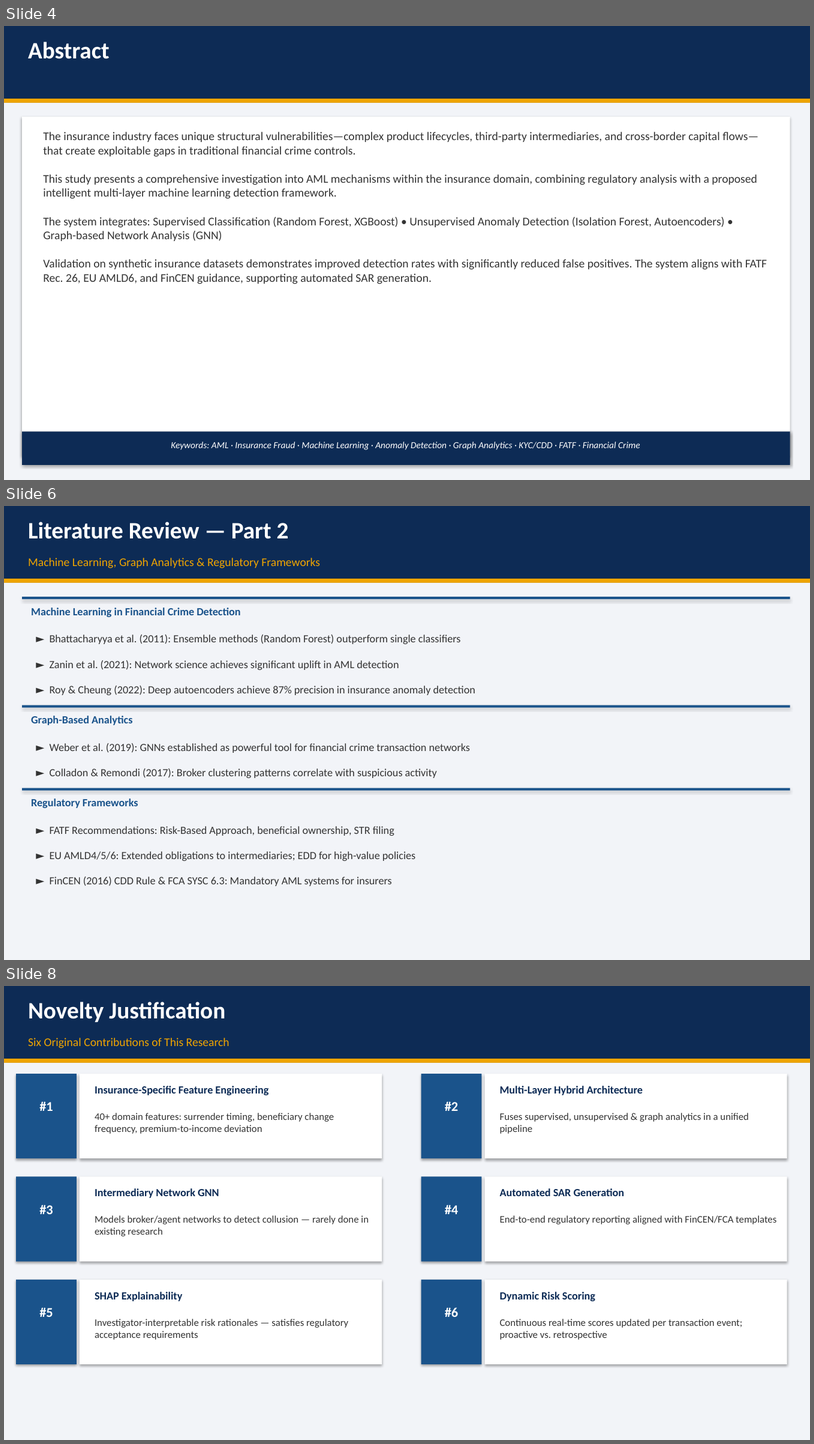
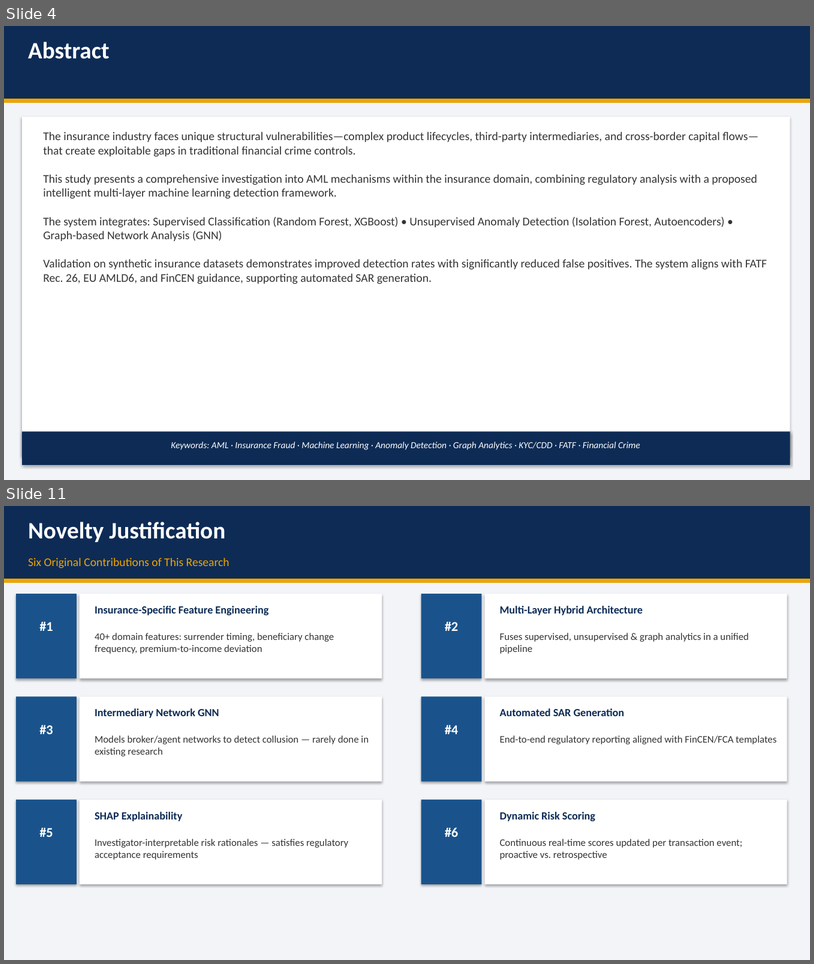
Before and after one commit to senthilsundars/hello-world, a slide deck: AML_Insurance_Presentation.pptx. Shown one above the other, each under a label of ours: slides 4, 6 and 8 before the commit, slides 4 and 11 after it; the slides between them are not shown. The pictures are 814x1444 and 814x964 pixels, drawn with LibreOffice and Linux fonts; fonts in the diff are those of the drawing. Boxes give left, top, right and bottom in pixels: in the first picture for what was removed or moved away, otherwise in the second. Text is boxed around its words. In the diff, an @@ line names an element or a change of style, - is before the commit and + after.

```diff
--- a/AML_Insurance_Presentation.pptx
+++ b/AML_Insurance_Presentation.pptx
@@ slide 6 removed at bbox=[4, 506, 810, 960], background #FFFFFF @@
@@ rectangle removed at bbox=[4, 506, 810, 579] @@
@@ text removed at bbox=[28, 522, 289, 539] @@
-Literature Review — Part 2
@@ text removed at bbox=[28, 558, 320, 568] @@
-Machine Learning, Graph Analytics & Regulatory Frameworks
@@ rectangle removed at bbox=[4, 579, 810, 583] @@
@@ rectangle removed at bbox=[4, 583, 810, 960] @@
@@ rectangle removed at bbox=[22, 597, 791, 599] @@
@@ text removed at bbox=[31, 607, 240, 617] @@
-Machine Learning in Financial Crime Detection
@@ text removed at bbox=[50, 634, 461, 644] @@
-► Bhattacharyya et al. (2011): Ensemble methods (Random Forest) outperform single classifiers
@@ text removed at bbox=[50, 660, 399, 670] @@
-► Zanin et al. (2021): Network science achieves significant uplift in AML detection
@@ text removed at bbox=[50, 685, 476, 695] @@
-► Roy & Cheung (2022): Deep autoencoders achieve 87% precision in insurance anomaly detection
@@ rectangle removed at bbox=[22, 705, 791, 708] @@
@@ text removed at bbox=[31, 715, 132, 725] @@
-Graph-Based Analytics
@@ text removed at bbox=[50, 743, 471, 753] @@
-► Weber et al. (2019): GNNs established as powerful tool for financial crime transaction networks
@@ text removed at bbox=[50, 768, 437, 778] @@
-► Colladon & Remondi (2017): Broker clustering patterns correlate with suspicious activity
@@ rectangle removed at bbox=[22, 788, 791, 790] @@
@@ text removed at bbox=[31, 798, 138, 808] @@
-Regulatory Frameworks
@@ text removed at bbox=[50, 826, 395, 835] @@
-► FATF Recommendations: Risk-Based Approach, beneficial ownership, STR filing
@@ text removed at bbox=[50, 851, 416, 861] @@
-► EU AMLD4/5/6: Extended obligations to intermediaries; EDD for high-value policies
@@ text removed at bbox=[50, 876, 392, 886] @@
-► FinCEN (2016) CDD Rule & FCA SYSC 6.3: Mandatory AML systems for insurers
@@ what was slide 8 is now slide 11 @@
```
Also in this commit, not shown: 6 slides changed, 6 slides added, 2 other slides removed.
